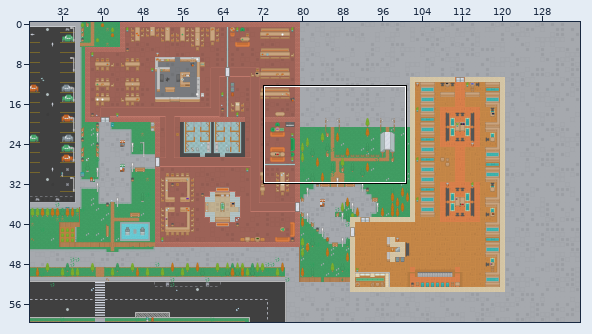
A Tiled map gets an edit: app/assets/MapLib.tmx. The picture above shows the old version from afar; the outline marks the close-up.
Close-up. Before:
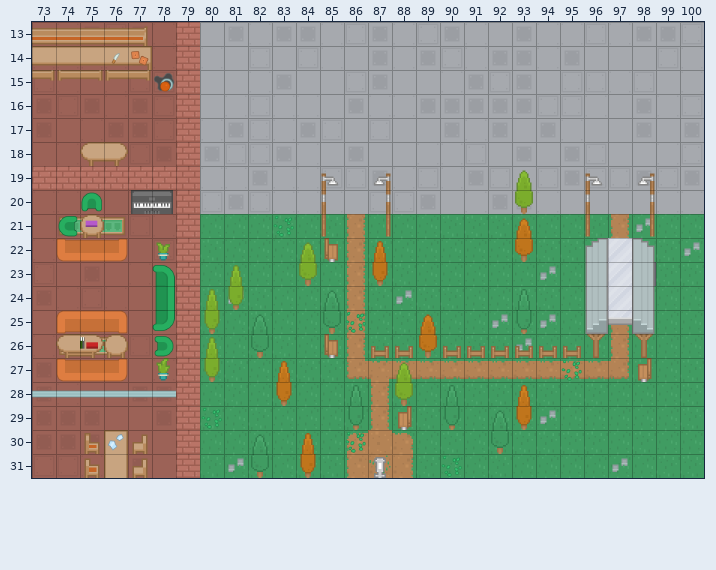
Cells are 64x64 px. Shown: x 73..100, y 13..31. The commit also changed other parts of the map, which this record leaves out.
The same view after the edit:
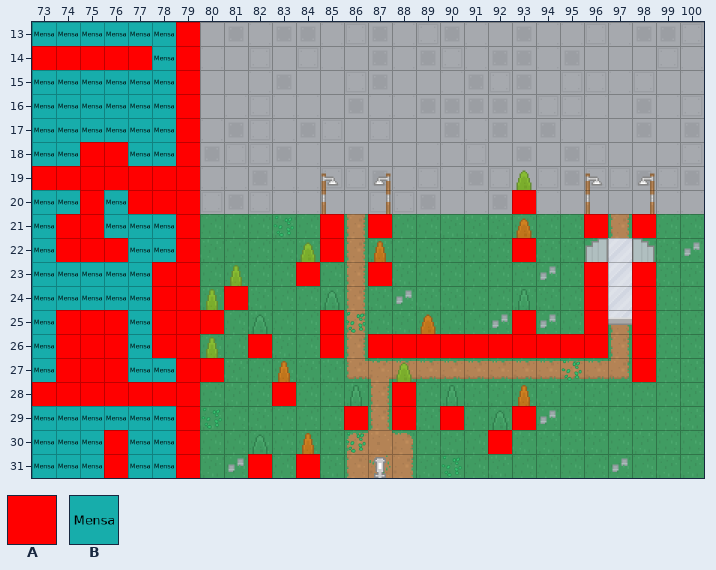
Key: from "Collision": A 0; from "Level": B 1.
_ is an empty cell.
Tiles of an added or newly shown layer are drawn over the layers below it.
From old to new:
{"where": "layer \"Level\" (added)"}
{"y":13,"x":73,"old":"______","new":"BBBBBB"}
{"y":14,"x":78,"old":"_","new":"B"}
{"y":15,"x":73,"old":"______","new":"BBBBBB"}
{"y":16,"x":73,"old":"______","new":"BBBBBB"}
{"y":17,"x":73,"old":"______","new":"BBBBBB"}
{"y":18,"x":73,"old":"__","new":"BB"}
{"y":18,"x":77,"old":"__","new":"BB"}
{"y":20,"x":73,"old":"__","new":"BB"}
{"y":20,"x":76,"old":"_","new":"B"}
{"y":21,"x":73,"old":"_","new":"B"}
{"y":21,"x":76,"old":"___","new":"BBB"}
{"y":22,"x":73,"old":"_","new":"B"}
{"y":22,"x":77,"old":"__","new":"BB"}
{"y":23,"x":73,"old":"_____","new":"BBBBB"}
{"y":24,"x":73,"old":"_____","new":"BBBBB"}
{"y":25,"x":73,"old":"_","new":"B"}
{"y":25,"x":77,"old":"_","new":"B"}
{"y":26,"x":73,"old":"_","new":"B"}
{"y":26,"x":77,"old":"_","new":"B"}
{"y":27,"x":73,"old":"_","new":"B"}
{"y":27,"x":77,"old":"__","new":"BB"}
{"y":29,"x":73,"old":"______","new":"BBBBBB"}
{"y":30,"x":73,"old":"___","new":"BBB"}
{"y":30,"x":77,"old":"__","new":"BB"}
{"y":31,"x":73,"old":"___","new":"BBB"}
{"y":31,"x":77,"old":"__","new":"BB"}
{"where": "layer \"Collision\" (now shown)"}
{"y":13,"x":79,"old":"_","new":"A"}
{"y":14,"x":73,"old":"_____","new":"AAAAA"}
{"y":14,"x":79,"old":"_","new":"A"}
{"y":15,"x":79,"old":"_","new":"A"}
{"y":16,"x":79,"old":"_","new":"A"}
{"y":17,"x":79,"old":"_","new":"A"}
{"y":18,"x":75,"old":"__","new":"AA"}
{"y":18,"x":79,"old":"_","new":"A"}
{"y":19,"x":73,"old":"_______","new":"AAAAAAA"}
{"y":20,"x":75,"old":"_","new":"A"}
{"y":20,"x":77,"old":"___","new":"AAA"}
{"y":20,"x":93,"old":"_","new":"A"}
{"y":21,"x":74,"old":"__","new":"AA"}
{"y":21,"x":79,"old":"_","new":"A"}
{"y":21,"x":85,"old":"_","new":"A"}
{"y":21,"x":87,"old":"_","new":"A"}
{"y":21,"x":96,"old":"_","new":"A"}
{"y":21,"x":98,"old":"_","new":"A"}
{"y":22,"x":74,"old":"___","new":"AAA"}
{"y":22,"x":79,"old":"_","new":"A"}
{"y":22,"x":85,"old":"_","new":"A"}
{"y":22,"x":93,"old":"_","new":"A"}
{"y":23,"x":78,"old":"__","new":"AA"}
{"y":23,"x":84,"old":"_","new":"A"}
{"y":23,"x":87,"old":"_","new":"A"}
{"y":23,"x":96,"old":"_","new":"A"}
{"y":23,"x":98,"old":"_","new":"A"}
{"y":24,"x":78,"old":"__","new":"AA"}
{"y":24,"x":81,"old":"_","new":"A"}
{"y":24,"x":96,"old":"_","new":"A"}
{"y":24,"x":98,"old":"_","new":"A"}
{"y":25,"x":74,"old":"___","new":"AAA"}
{"y":25,"x":78,"old":"___","new":"AAA"}
{"y":25,"x":85,"old":"_","new":"A"}
{"y":25,"x":93,"old":"_","new":"A"}
{"y":25,"x":96,"old":"_","new":"A"}
{"y":25,"x":98,"old":"_","new":"A"}
{"y":26,"x":74,"old":"___","new":"AAA"}
{"y":26,"x":78,"old":"__","new":"AA"}
{"y":26,"x":82,"old":"_","new":"A"}
{"y":26,"x":85,"old":"_","new":"A"}
{"y":26,"x":87,"old":"__________","new":"AAAAAAAAAA"}
{"y":26,"x":98,"old":"_","new":"A"}
{"y":27,"x":74,"old":"___","new":"AAA"}
{"y":27,"x":79,"old":"__","new":"AA"}
{"y":27,"x":98,"old":"_","new":"A"}
{"y":28,"x":73,"old":"_______","new":"AAAAAAA"}
{"y":28,"x":83,"old":"_","new":"A"}
{"y":28,"x":88,"old":"_","new":"A"}
{"y":29,"x":79,"old":"_","new":"A"}
{"y":29,"x":86,"old":"_","new":"A"}
{"y":29,"x":88,"old":"_","new":"A"}
{"y":29,"x":90,"old":"_","new":"A"}
{"y":29,"x":93,"old":"_","new":"A"}
{"y":30,"x":76,"old":"_","new":"A"}
{"y":30,"x":79,"old":"_","new":"A"}
{"y":30,"x":92,"old":"_","new":"A"}
{"y":31,"x":76,"old":"_","new":"A"}
{"y":31,"x":79,"old":"_","new":"A"}
{"y":31,"x":82,"old":"_","new":"A"}
{"y":31,"x":84,"old":"_","new":"A"}
